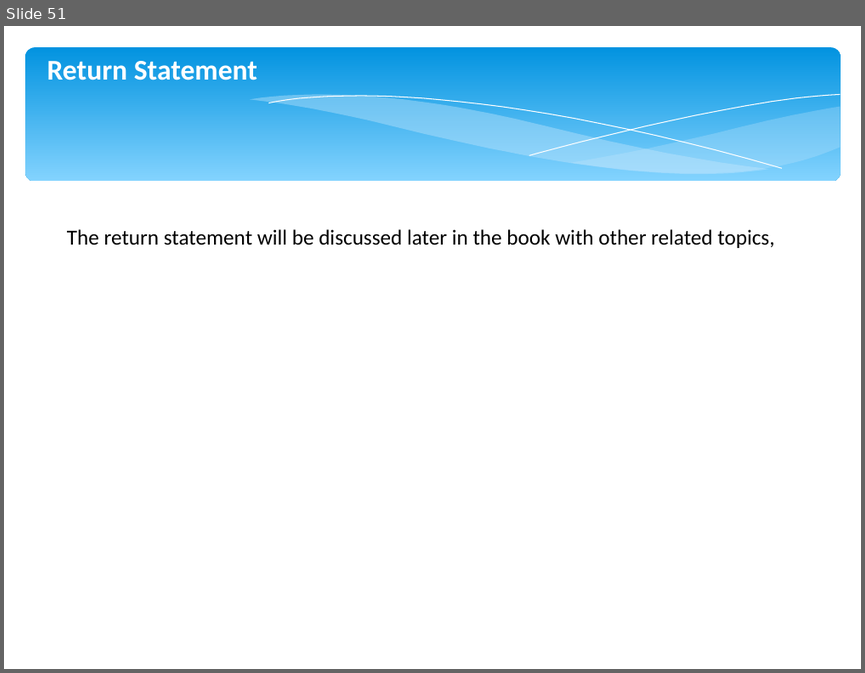
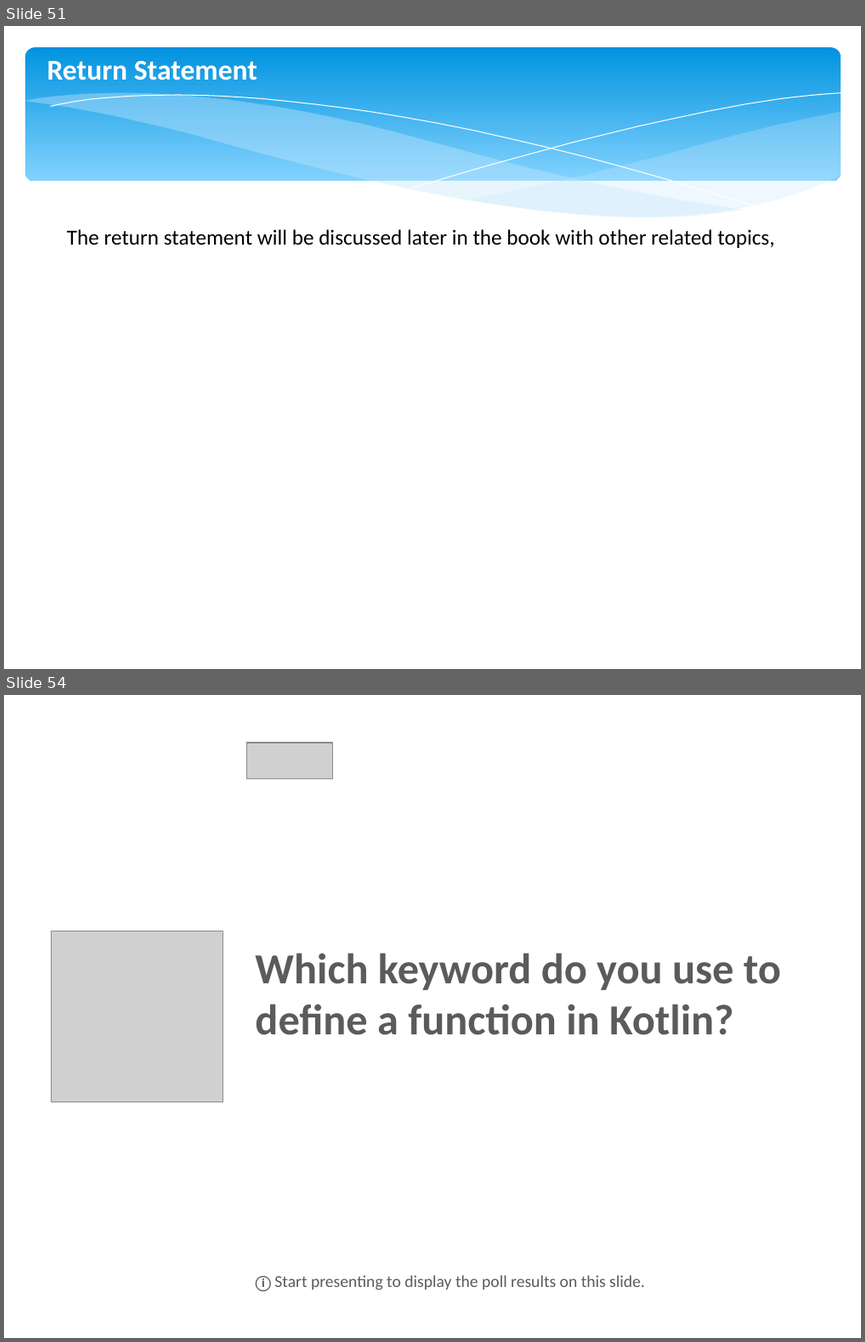
Before and after one commit to onlinesupport/android, a slide deck: slides/Lesson-2.ppt. Shown one above the other, each under a label of ours: slide 51 before the commit, slides 51 and 54 after it; the slides between them are not shown. The pictures are 865x673 and 865x1342 pixels, drawn with LibreOffice and Linux fonts; fonts in the diff are those of the drawing; grey boxes stand for pictures. Boxes give left, top, right and bottom in pixels: in the first picture for what was removed or moved away, otherwise in the second. Text is boxed around its words. In the diff, an @@ line names an element or a change of style, - is before the commit and + after.

```diff
--- a/slides/Lesson-2.ppt
+++ b/slides/Lesson-2.ppt
@@ slide 54 added at bbox=[4, 695, 861, 1338], background #FFFFFF @@
@@ picture added at bbox=[247, 743, 333, 779] @@
@@ picture added at bbox=[52, 930, 223, 1102] @@
@@ rectangle added at bbox=[246, 936, 813, 1096], outline #FFFFFF 0.74 pt, 36 pt, text #5B5B5B, bold @@
+Which keyword do you use to define a function in Kotlin?
@@ text added at bbox=[256, 1275, 645, 1291], 14 pt, text #5B5B5B @@
+ⓘ Start presenting to display the poll results on this slide.
@@ slide 51 changed as well @@
@@ freeform shape: place and size @@
-freeform shape at bbox=[249, 95, 768, 174]
+freeform shape at bbox=[24, 93, 743, 217]
@@ freeform shape: place and size @@
-freeform shape at bbox=[268, 96, 781, 168]
+freeform shape at bbox=[51, 95, 760, 208]
@@ freeform shape: place and size @@
-freeform shape at bbox=[529, 95, 840, 155]
+freeform shape at bbox=[411, 93, 840, 188]
@@ freeform shape: place and size @@
-freeform shape at bbox=[570, 107, 840, 173]
+freeform shape at bbox=[468, 112, 841, 216]
```
Also in this commit, not shown: 51 other slides changed, 4 other slides added, 11 other files.
